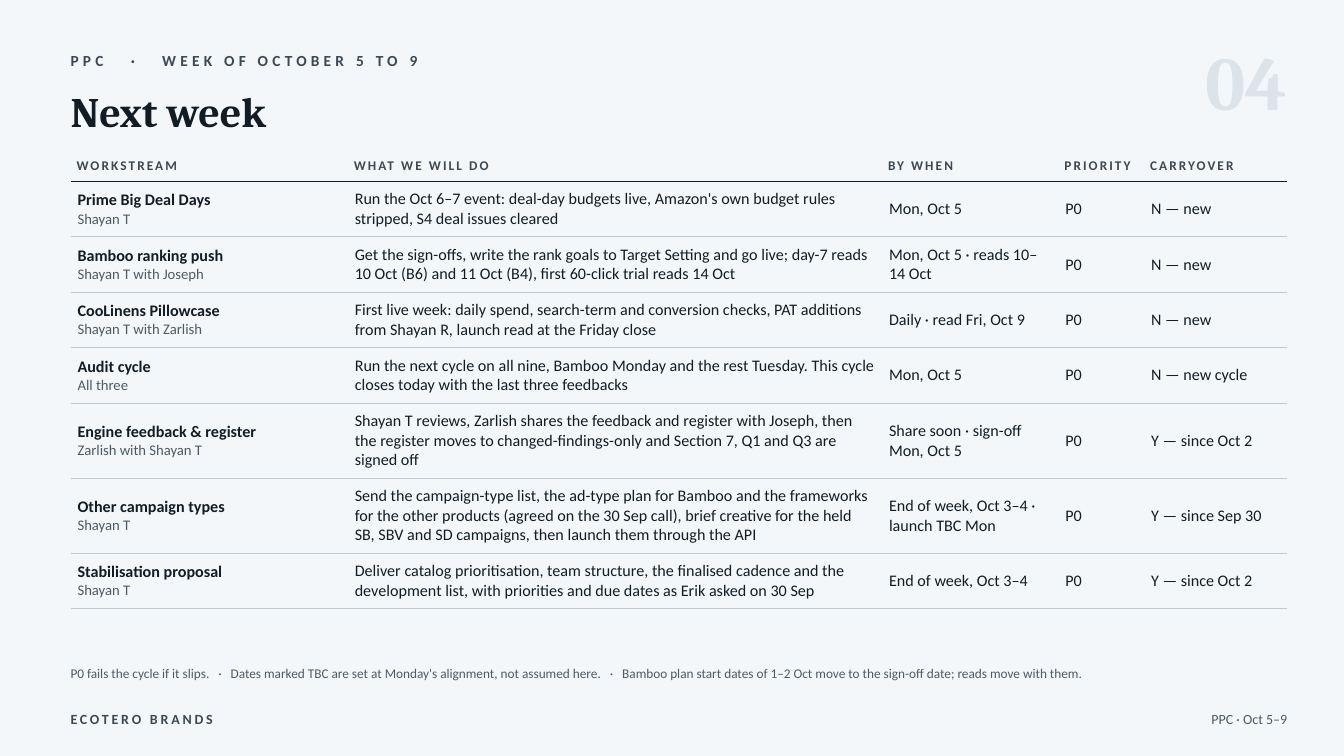
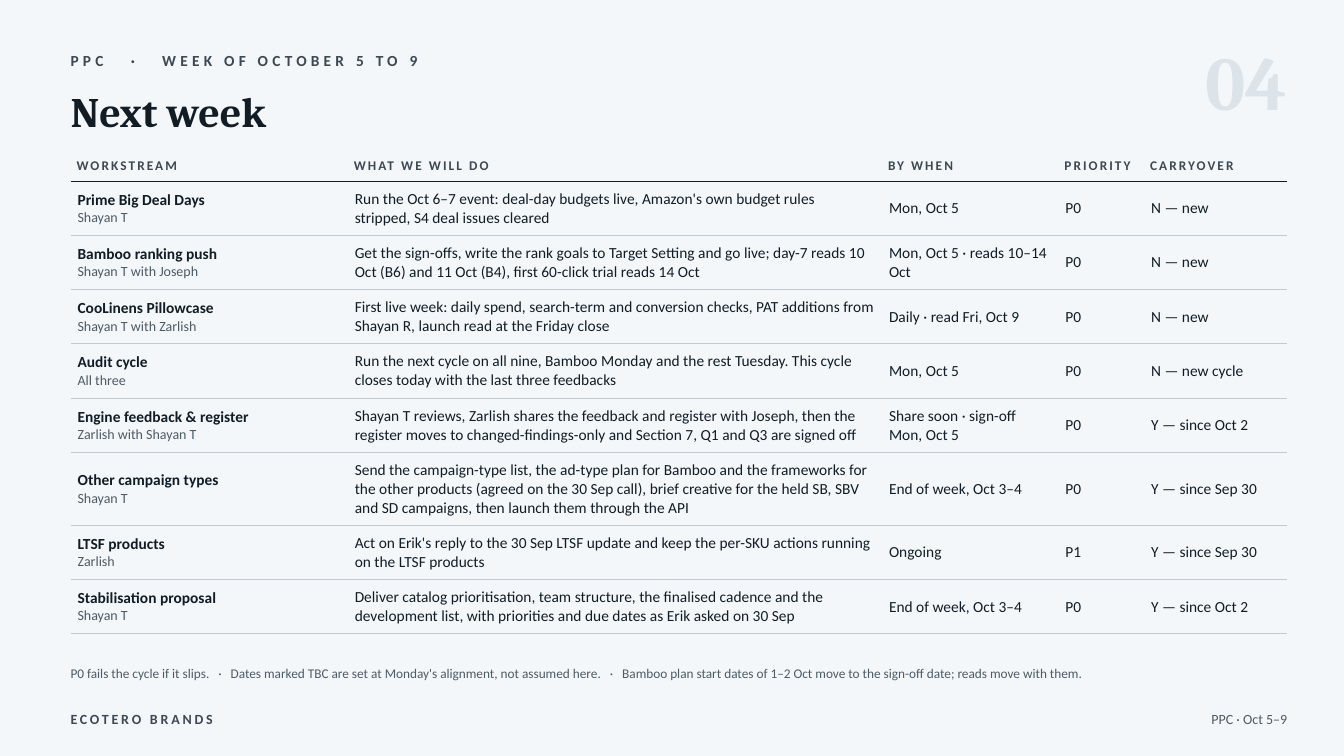
Before and after one commit to zarlish-web/PPC-Audit-, a slide deck: slide 5 of deliverables/PPC_Weekly_Review_Sep28-Oct2.pptx. Drawn at 1344x756 pixels with LibreOffice and Linux fonts; fonts in the diff are those of the drawing. Boxes give left, top, right and bottom in pixels: in the first picture for what was removed or moved away, otherwise in the second. Text is boxed around its words. In the diff, an @@ line names an element or a change of style, - is before the commit and + after.

```diff
--- a/deliverables/PPC_Weekly_Review_Sep28-Oct2.pptx
+++ b/deliverables/PPC_Weekly_Review_Sep28-Oct2.pptx
@@ table at box(71, 156, 1288, 628) @@
-row 7: Other campaign types / Shayan T | Send the campaign-type list, the ad-type plan for Bamboo and the frameworks for the other products (agreed on the 30 Sep call), brief creative for the held SB, SBV and SD campaigns, then launch them through the API | End of week, Oct 3–4 · launch TBC Mon | P0 | Y — since Sep 30
+row 7: Other campaign types / Shayan T | Send the campaign-type list, the ad-type plan for Bamboo and the frameworks for the other products (agreed on the 30 Sep call), brief creative for the held SB, SBV and SD campaigns, then launch them through the API | End of week, Oct 3–4 | P0 | Y — since Sep 30
+row 8: LTSF products / Zarlish | Act on Erik's reply to the 30 Sep LTSF update and keep the per-SKU actions running on the LTSF products | Ongoing | P1 | Y — since Sep 30
```
Also in this commit, not shown: 3 other slides changed.
